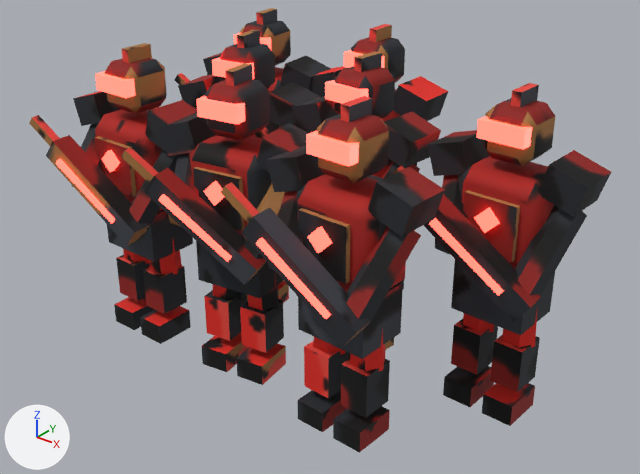
Two versions of the glTF model game/assets/models/squad_dl8_red.glb, one commit apart.
The view is the same before and after, from a 50 mm camera at (0.733, -0.915, 0.718) aimed at (0.035, -0.042, 0.177). Arrows for +X, +Y and +Z are at lower left; the lights stay in place. The first picture is the older version. Vertices at exactly the same position are counted once.

The scene before the commit, as lines of its bpy script (objects in view):
```python
me_cylinder = bpy.data.meshes.new('Cylinder')
me_cylinder.from_pydata(...)  # 1920 vertices, 3104 faces; spans x -0.327..0.404, y -0.274..0.24, z 0.0..0.428
# faces by material slot: [2496, 608]
me_cylinder.materials.append(mat_baked)  # picture img_bake
me_cylinder.materials.append(mat_glow_team_e6261a)  # red #ea473c, glowing red #ff4e42
ob_squad_dl8_red = bpy.data.objects.new('squad_dl8_red', me_cylinder)
ob_squad_dl8_red.location = (0.0, 0.0, 0.0)
```
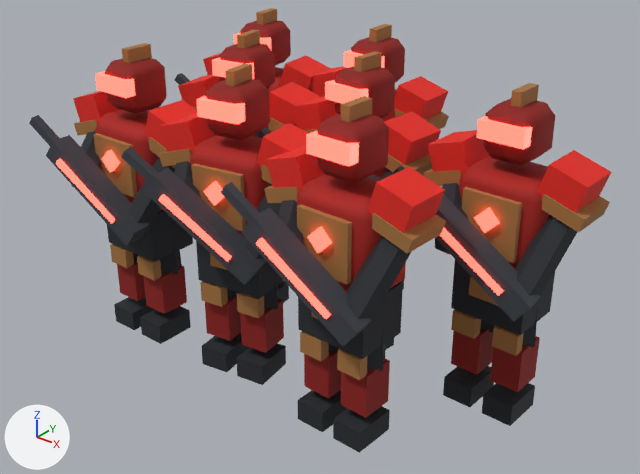
Patch to the scene script:
```diff
--- a/game/assets/models/squad_dl8_red.glb.py
+++ b/game/assets/models/squad_dl8_red.glb.py
@@ me_cylinder @@
 # used by ob_squad_dl8_red; location = (0.0, 0.0, 0.0)
-me_cylinder.from_pydata(...)  # 1920 vertices, 3104 faces; spans x -0.327..0.404, y -0.274..0.24, z 0.0..0.428
+me_cylinder.from_pydata(...)  # 2240 vertices, 3584 faces; spans x -0.33..0.406, y -0.274..0.24, z 0.0..0.428
+# me_cylinder part 1: a new loose piece, a box spanning x -0.249..-0.215, y -0.186..-0.171, z 0.105..0.133, in mat_baked (picture img_bake)
+# me_cylinder part 2: a new loose piece, a box spanning x -0.189..-0.154, y -0.186..-0.172, z 0.105..0.133, in mat_baked (picture img_bake)
+# me_cylinder part 3: a new loose piece, a box spanning x -0.239..-0.164, y -0.2..-0.188, z 0.237..0.311, in mat_baked (picture img_bake)
+# me_cylinder part 4: the loose piece of 8 vertices spanning x -0.048..0.023, y -0.196..-0.174, z 0.237..0.307 is scaled about its middle by (0.629, 0.746, 0.343), then moved by (-0.001, 0.006, -0.091)
+# me_cylinder part 5: the loose piece of 8 vertices spanning x -0.166..-0.095, y -0.051..-0.029, z 0.237..0.307 is scaled about its middle by (1.06, 1.02, 1.06), then moved by (0.118, -0.145, 0.002)
+# me_cylinder part 6: the loose piece of 8 vertices spanning x -0.237..-0.166, y -0.2..-0.188, z 0.237..0.307 is scaled about its middle by (0.485, 1.17, 0.4), then moved by (0.347, 0.003, -0.153)
+# me_cylinder part 7: the loose piece of 8 vertices spanning x 0.14..0.211, y -0.214..-0.2, z 0.237..0.307 is scaled about its middle by (0.486, 1.14, 0.4), then moved by (0.031, 0.014, -0.153)
+# me_cylinder part 8: the loose piece of 8 vertices spanning x 0.26..0.331, y -0.051..-0.037, z 0.237..0.307 is scaled about its middle by (0.629, 0.827, 0.343), then moved by (-0.12, -0.157, -0.091)
+# me_cylinder part 9: the loose piece of 8 vertices spanning x 0.029..0.1, y -0.045..-0.027, z 0.237..0.307 is turned 2.8 degrees about the z axis through its middle and scaled by 1.06, then moved by (0.111, -0.171, 0.002)
+# me_cylinder part 10: the loose piece of 8 vertices spanning x 0.26..0.331, y -0.051..-0.037, z 0.237..0.307 is copied, and the copy is scaled about its middle by (0.486, 1.14, 0.4), then moved by (-0.03, 0.016, -0.153); it spans x 0.249..0.283, y -0.036..-0.02, z 0.105..0.133
+# me_cylinder part 11: the loose piece of 8 vertices spanning x 0.26..0.331, y -0.051..-0.037, z 0.237..0.307 is copied, and the copy is scaled about its middle by (0.486, 1.14, 0.4), then moved by (0.031, 0.014, -0.153); it spans x 0.309..0.344, y -0.038..-0.022, z 0.105..0.133
+# me_cylinder part 12: the loose piece of 8 vertices spanning x 0.246..0.288, y -0.025..0.022, z 0.045..0.106 is copied, and the copy is scaled about its middle by (1.1, 0.223, 0.4), then moved by (0.029, -0.036, 0.106); it spans x 0.273..0.318, y -0.044..-0.032, z 0.169..0.193
+# me_cylinder part 13: the loose piece of 8 vertices spanning x 0.26..0.331, y -0.051..-0.037, z 0.237..0.307 is copied, and the copy is scaled about its middle by (1.06, 1, 1.06), then moved by (0.0, 0.0, 0.002); it spans x 0.258..0.333, y -0.051..-0.037, z 0.237..0.311
+# me_cylinder part 14: 128 vertices added at x -0.33..0.406, y -0.197..0.189, z 0.289..0.323
+# me_cylinder part 15: 40 vertices added at x -0.181..0.053, y -0.184..-0.01, z 0.105..0.133
+# me_cylinder part 16: 2966 kept faces spanning x -0.327..0.404, y -0.274..0.24, z 0.0..0.428 get new texture (UV) coordinates
+# other edits to the shape of me_cylinder do not show in these pictures
 me_cylinder.materials.append(mat_baked)
```

Where the change shows, as pixel boxes (x1, y1, x2, y2) in the pictures (640 x 474 px; the box of a moved part takes in the faces that stretch with it):
part 1 of me_cylinder, added: after (110, 244, 134, 268)
part 2 of me_cylinder, added (brown): after (137, 255, 162, 281)
part 3 of me_cylinder, added (brown): after (93, 133, 137, 197)
part 4 of me_cylinder, moved or reshaped (mostly hidden afterwards): before (193, 167, 244, 231); after (210, 254, 229, 271)
part 5 of me_cylinder, moved or reshaped (not visible before): after (192, 163, 246, 231)
part 6 of me_cylinder, moved or reshaped: before (95, 136, 137, 197); after (300, 331, 329, 361)
part 7 of me_cylinder, moved or reshaped: before (298, 208, 350, 284); after (337, 349, 367, 380)
part 8 of me_cylinder, moved or reshaped (mostly hidden afterwards): before (463, 190, 520, 263); after (311, 312, 318, 319)
part 9 of me_cylinder, moved or reshaped (not visible before): after (297, 204, 352, 284)
part 10 of me_cylinder, added (brown): after (451, 310, 481, 339)
part 11 of me_cylinder, added (brown): after (492, 326, 524, 356)
part 12 of me_cylinder, added: after (469, 277, 498, 306)
part 13 of me_cylinder, added (brown): after (462, 187, 522, 263)
part 14 of me_cylinder, added (mostly hidden): after (74, 106, 610, 254)
part 15 of me_cylinder, added (brown): after (200, 281, 264, 318)
part 16 of me_cylinder, surface changed: (29, 8, 611, 453) in both
